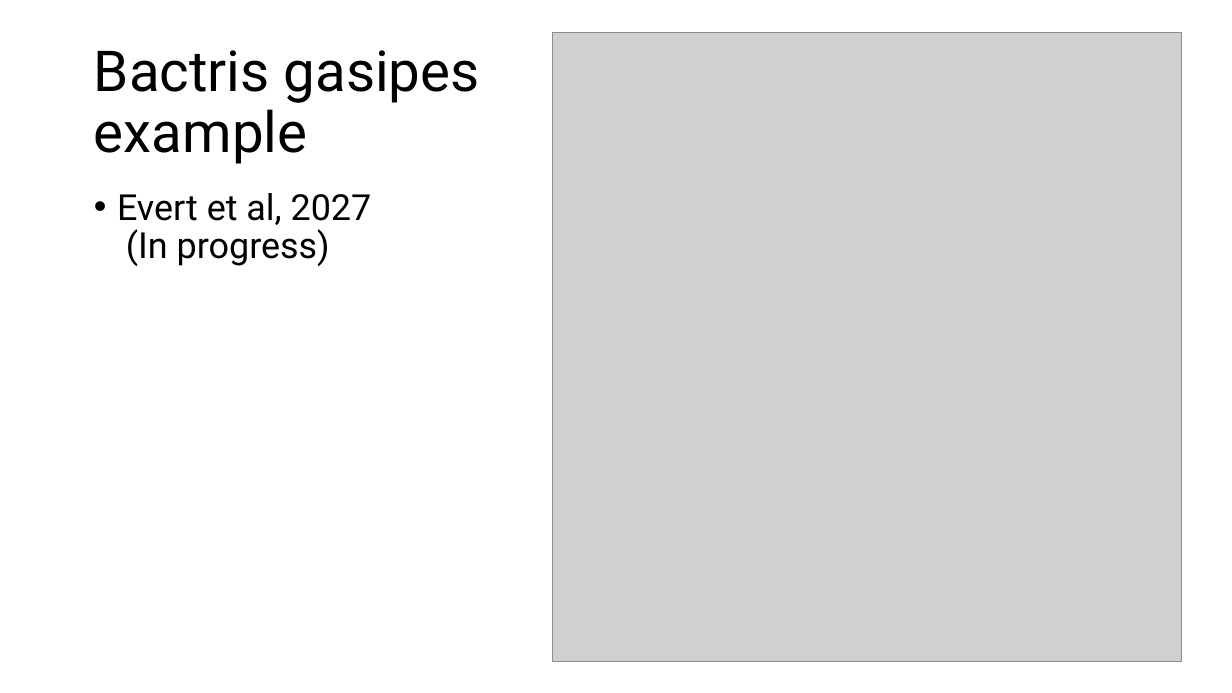
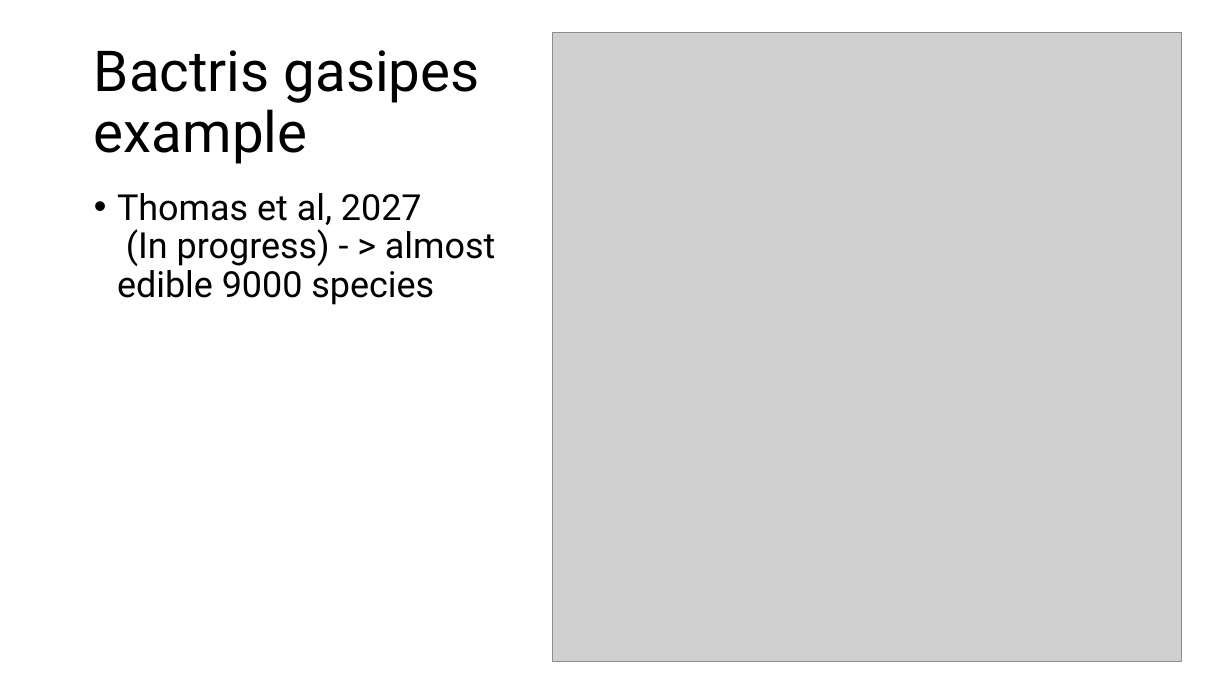
Before and after one commit to ccsosa/SDM_2026_2, a slide deck: slide 41 of 007_Climate_change/CLIMATE_CHANGE.pptx. Drawn at 1232x693 pixels with LibreOffice and Linux fonts; fonts in the diff are those of the drawing; grey boxes stand for pictures. Boxes give left, top, right and bottom in pixels: in the first picture for what was removed or moved away, otherwise in the second. Text is boxed around its words. In the diff, an @@ line names an element or a change of style, - is before the commit and + after.

```diff
--- a/007_Climate_change/CLIMATE_CHANGE.pptx
+++ b/007_Climate_change/CLIMATE_CHANGE.pptx
@@ text at <box>117,193,495,305</box>: text changed @@
-• Evert et al, 2027
-  (In progress)
+• Thomas et al, 2027
+  (In progress) - > almost edible 9000 species
```
Also in this commit, not shown: 1 other slide changed, 25 other files.
